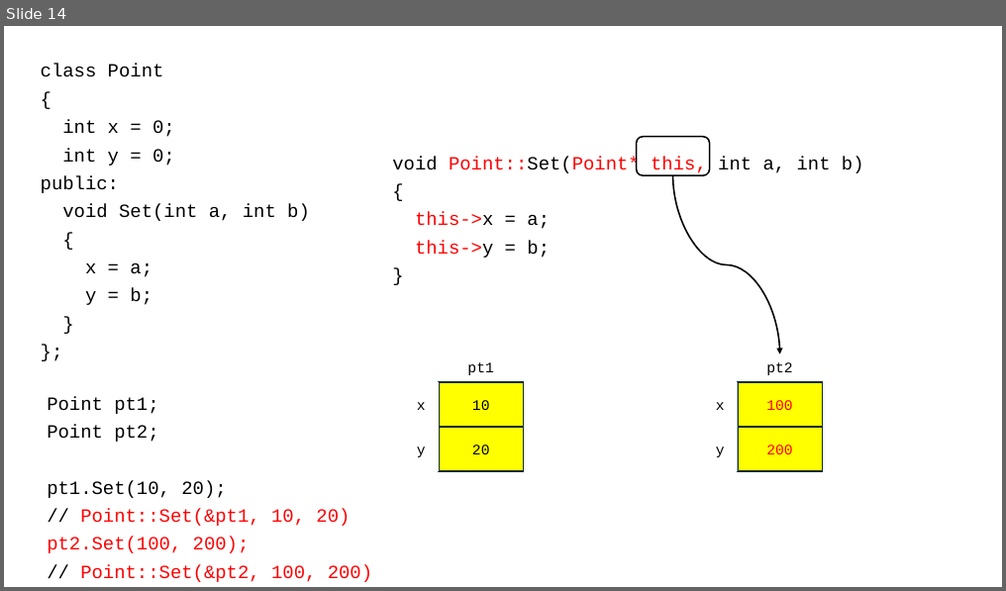
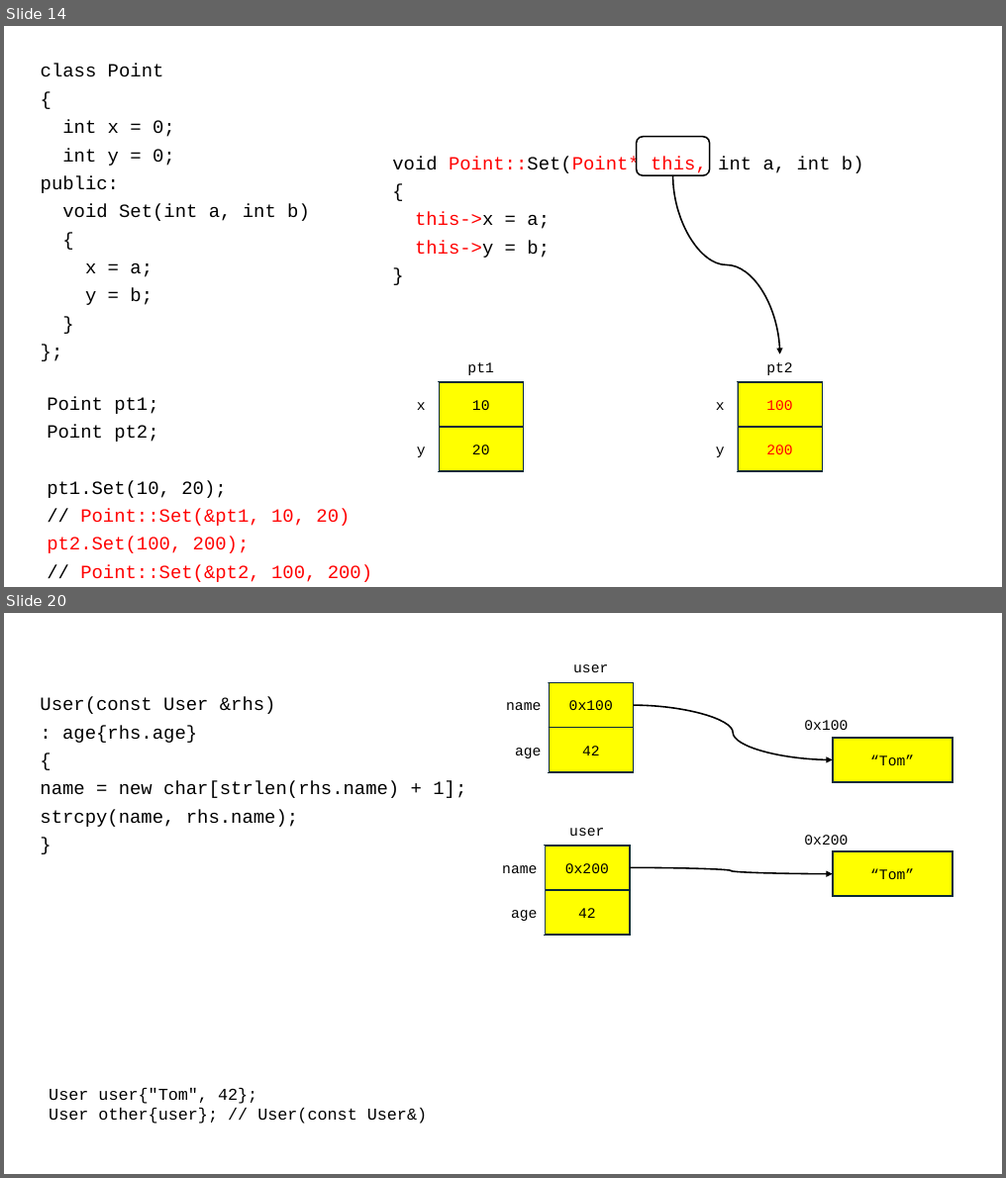
Before and after one commit to yoondev-classroom/cpp_250820, a slide deck: cpp_250820.pptx. Shown one above the other, each under a label of ours: slide 14 before the commit, slides 14 and 20 after it; the slides between them are not shown. The pictures are 1006x591 and 1006x1178 pixels, drawn with LibreOffice and Linux fonts; fonts in the diff are those of the drawing. Boxes give left, top, right and bottom in pixels: in the first picture for what was removed or moved away, otherwise in the second. Text is boxed around its words. In the diff, an @@ line names an element or a change of style, - is before the commit and + after.

```diff
--- a/cpp_250820.pptx
+++ b/cpp_250820.pptx
@@ slide 20 added at (4, 613, 1002, 1174), background #FFFFFF @@
@@ text added at (573, 664, 608, 672), 14 pt, text #000000 @@
+user
@@ text added at (40, 697, 466, 827), 18 pt, text #000000 @@
+User(const User &rhs)
+: age{rhs.age}
+{
+name = new char[strlen(rhs.name) + 1];
+strcpy(name, rhs.name);
+}
@@ rectangle added at (549, 682, 634, 728), fill #FFFF00, outline #092A39 1.5 pt, 14 pt, text #000000 @@
+0x100
@@ text added at (506, 702, 541, 710), 14 pt, text #000000 @@
+name
@@ rectangle added at (549, 728, 634, 772), fill #FFFF00, outline #092A39 1.5 pt, 14 pt, text #000000 @@
+42
@@ curved arrow added from (634, 705) to (833, 760), #000000 1.5 pt @@
@@ text added at (804, 720, 847, 730), 14 pt, text #000000 @@
+0x100
@@ text added at (515, 748, 541, 759), 14 pt, text #000000 @@
+age
@@ rectangle added at (833, 738, 952, 783), fill #FFFF00, outline #092A39 1.5 pt, 14 pt, text #000000 @@
+“Tom”
@@ rectangle added at (545, 846, 629, 891), fill #FFFF00, outline #092A39 1.5 pt, 14 pt, text #000000 @@
+0x200
@@ text added at (569, 828, 604, 836), 14 pt, text #000000 @@
+user
@@ text added at (804, 835, 847, 845), 14 pt, text #000000 @@
+0x200
@@ text added at (502, 865, 537, 873), 14 pt, text #000000 @@
+name
@@ curved arrow added from (630, 867) to (833, 874), #000000 1.5 pt @@
@@ rectangle added at (833, 852, 952, 897), fill #FFFF00, outline #092A39 1.5 pt, 14 pt, text #000000 @@
+“Tom”
@@ rectangle added at (545, 890, 629, 935), fill #FFFF00, outline #092A39 1.5 pt, 14 pt, text #000000 @@
+42
@@ text added at (511, 910, 537, 921), 14 pt, text #000000 @@
+age
@@ text added at (49, 1088, 427, 1124), 16 pt, text #000000 @@
+User user{"Tom", 42};
+User other{user}; // User(const User&)
```
Also in this commit, not shown: 11 other slides added, 3 other files.
